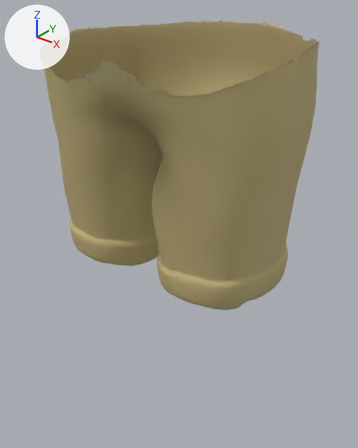
An edit to the glTF model assets/characters/_bodybase/namja_bottom5_kshorts_rigged.glb, drawn before and after from the same camera.
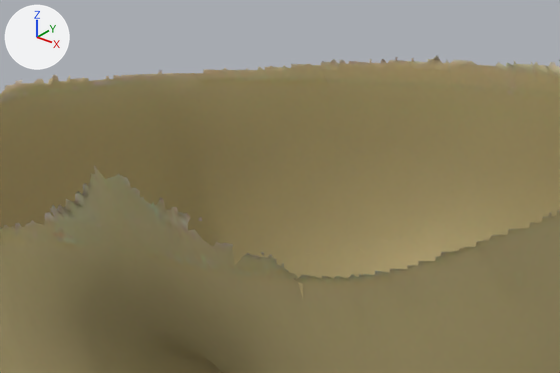
Each version is shown whole from a 50 mm lens placed at (0.378, -0.457, 0.607), pointed at (-0.003, 0.019, 0.311), then close up on the part from 20% to 74% of the width and 0% to 29% of the height. Lighting does not change. The marker at upper left points along +X, +Y and +Z. The last two pictures show the newer version. Where no turn or scale is listed for an object, it has been applied to the vertices. Vertices at exactly the same position are counted once.

Before the edit, the objects in view are built like this:
```python
me_mesh_0 = bpy.data.meshes.new('Mesh_0')
me_mesh_0.from_pydata(...)  # 15437 vertices, 29292 faces; spans x -0.169..0.165, y -0.099..0.137, z 0.052..0.565
me_mesh_0.materials.append(mat_material_0)  # picture img_image_0
ob_part = bpy.data.objects.new('part', me_mesh_0)
ob_part.location = (0.0, 0.0, 0.0)
```
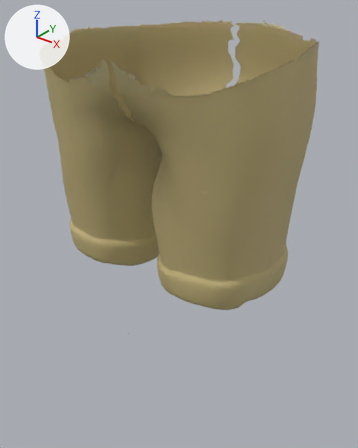
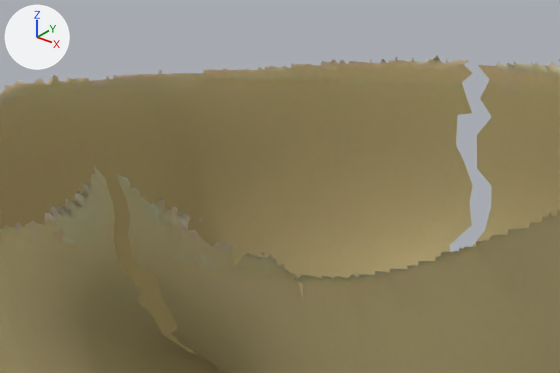
The change, as a list of edits to the scene's bpy script:
```text
Change me_mesh_0:
    used by ob_part; location = (0.0, 0.0, 0.0)
    remove me_mesh_0.from_pydata(...)  # 15437 vertices, 29292 faces; spans x -0.169..0.165, y -0.099..0.137, z 0.052..0.565
    add me_mesh_0.from_pydata(...)  # 15436 vertices, 29116 faces; spans x -0.169..0.165, y -0.099..0.137, z 0.052..0.565
    me_mesh_0 part 1
    1 vertex is removed from x 0.001, y -0.082, z 0.489
    176 faces are deleted
```

Pixel boxes [x1, y1, x2, y2] of what changed, in the close-ups (560 x 373 px):
part 1 of me_mesh_0, deleted
    before: [106, 61, 492, 355]
